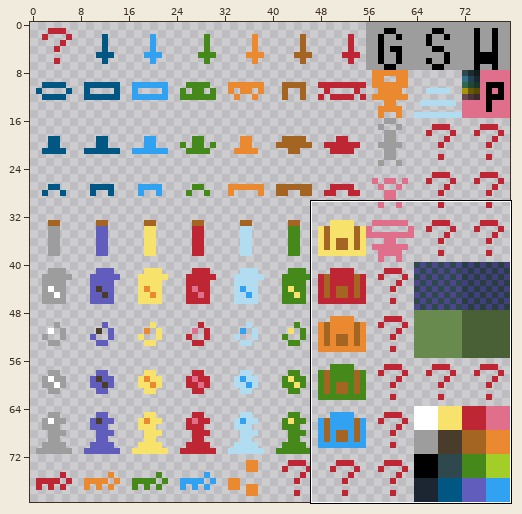
A sprite sheet gets an edit: data/graphics/tiles.png. The picture above shows the old version from afar; the outline marks the close-up.
Close-up. First the earlier version:
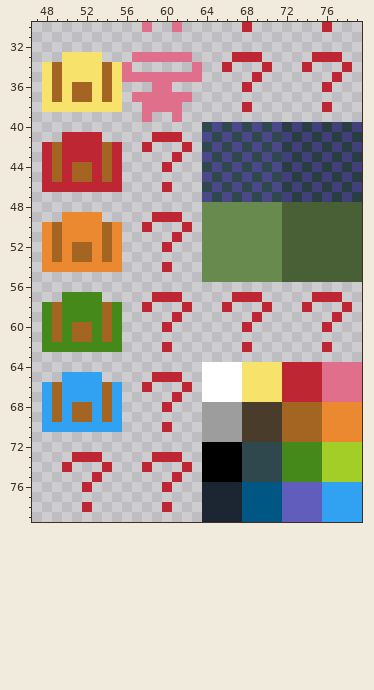
The file is 80x80 pixels. Shown: x 47..79, y 30..79.
The same view after the edit:
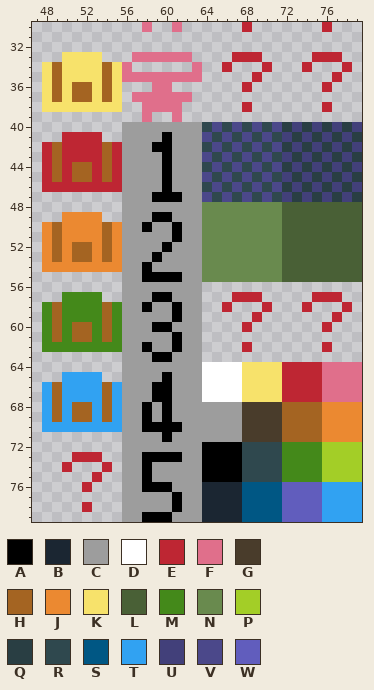
Palette (. is transparent): A #000000  B #1b2632  C #9d9d9d  D #ffffff  E #be2633  F #e06f8b  G #493c2b  H #a46422  J #eb8931  K #f7e26b  L #496036  M #44891a  N #698a4e  P #a3ce27  Q #293e43  R #2f484e  S #005784  T #31a2f2  U #42407a  V #4b488a  W #615dbd
Difference:
y 40: x 56..63 ........ -> CCCCCCCC
y 41: x 56..63 ...EEE.. -> CCCCACCC
y 42: x 56..63 ..E...E. -> CCCAACCC
y 43: x 56..63 .....E.. -> CCCCACCC
y 44: x 56..63 ....E... -> CCCCACCC
y 45: x 56..63 ........ -> CCCCACCC
y 46: x 56..63 ....E... -> CCCCACCC
y 47: x 56..63 ........ -> CCCAAACC
y 48: x 56..63 ........ -> CCCCCCCC
y 49: x 56..63 ...EEE.. -> CCCAACCC
y 50: x 56..63 ..E...E. -> CCACCACC
y 51: x 56..63 .....E.. -> CCCCCACC
y 52: x 56..63 ....E... -> CCCCACCC
y 53: x 56..63 ........ -> CCCACCCC
y 54: x 56..63 ....E... -> CCACCCCC
y 55: x 56..63 ........ -> CCAAAACC
y 56: x 56..63 ........ -> CCCCCCCC
y 57: x 56..63 ...EEE.. -> CCCAACCC
y 58: x 56..63 ..E...E. -> CCACCACC
y 59: x 56..63 .....E.. -> CCCCCACC
y 60: x 56..63 ....E... -> CCCAACCC
y 61: x 56..63 ........ -> CCCCCACC
y 62: x 56..63 ....E... -> CCACCACC
y 63: x 56..63 ........ -> CCCAACCC
y 64: x 56..63 ........ -> CCCCCCCC
y 65: x 56..63 ...EEE.. -> CCCCACCC
y 66: x 56..63 ..E...E. -> CCCAACCC
y 67: x 56..63 .....E.. -> CCCAACCC
y 68: x 56..63 ....E... -> CCACACCC
y 69: x 56..63 ........ -> CCACACCC
y 70: x 56..63 ....E... -> CCAAAACC
y 71: x 56..63 ........ -> CCCCACCC
y 72: x 56..63 ........ -> CCCCCCCC
y 73: x 56..63 ...EEE.. -> CCAAAACC
y 74: x 56..63 ..E...E. -> CCACCCCC
y 75: x 56..63 .....E.. -> CCACCCCC
y 76: x 56..63 ....E... -> CCAAACCC
y 77: x 56..63 ........ -> CCCCCACC
y 78: x 56..63 ....E... -> CCCCCACC
y 79: x 56..63 ........ -> CCAAACCC
Where, in picture pixels (left, top, right, bottom), the same in both close-ups:
changed: (122, 122, 202, 522)
